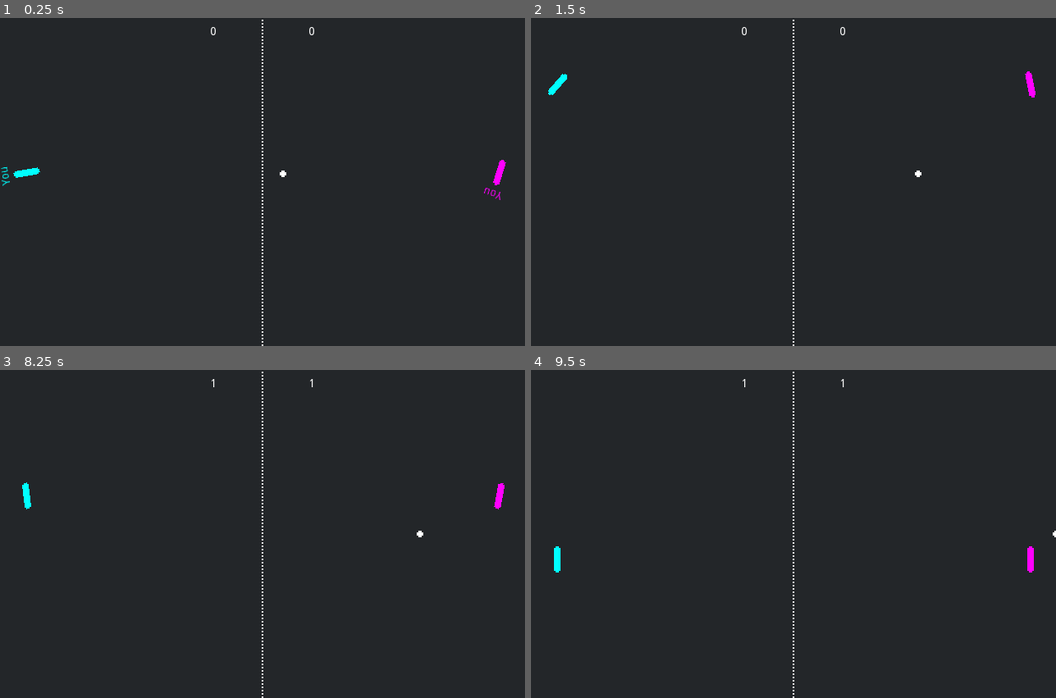
Above: before the commit, frames 1-4 (two rows, left to right).
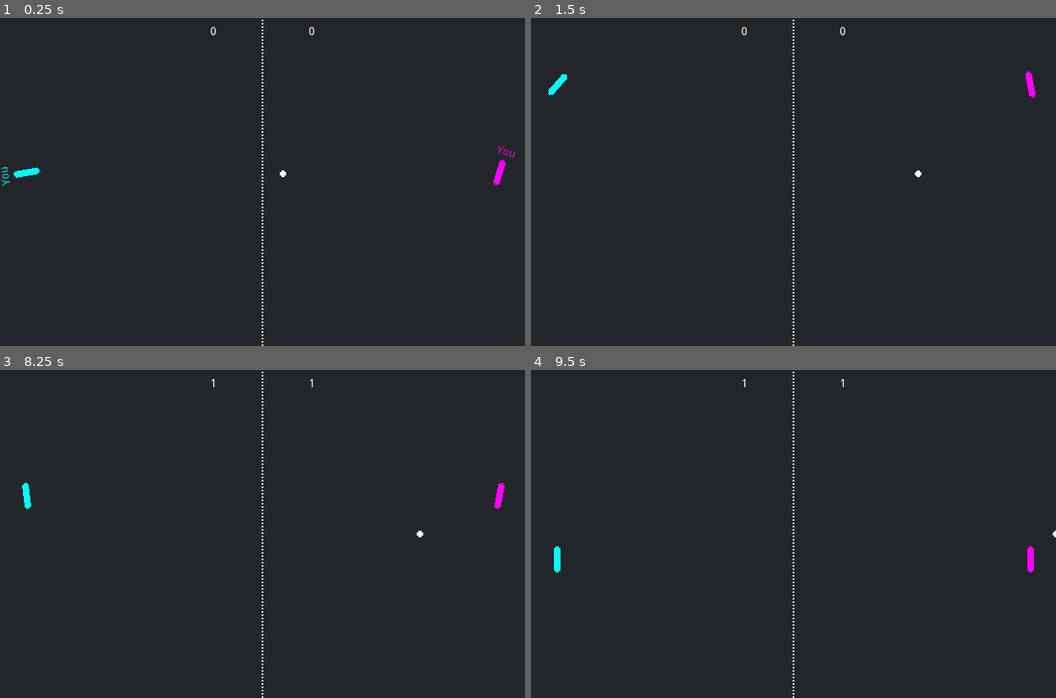
Above: after the commit, the same moments.

Repository: Leonix/godot-synced
Game: Godot game, scene res://playground/pong/pong.tscn
The game is run twice, just before and just after one commit, with the same random seed, the same clock (stepped at 60 frames per second) and the same inputs. This scene is started directly instead of the project's main scene.
Inputs (mouse positions are in pixels of both pictures, inside the frame that each line leads up to):
- Up to frame 1 (0.25 s): no input
- Up to frame 2 (1.5 s): tap Enter at 0.5 s; move the mouse to (909, 165) at 0.52 s; hold Up (move_up) 0.53-1.25 s; click (909, 165) at 0.67 s; drag from (688, 198) to (557, 83) at 1.27 s
- Up to frame 3 (8.25 s): tap Space at 2, 5 s; move the mouse to (315, 461) at 2.02 s; hold Up (move_up) 2.03-2.75 s; tap Enter at 2.75 s; drag from (236, 599) to (498, 383) at 2.77 s; move the mouse to (420, 583) at 3.52 s; hold Down (move_down) 3.53-4.25 s; drag from (105, 484) to (183, 452) at 4.27 s; move the mouse to (288, 534) at 5.02 s; hold Down (move_down) 5.03-5.75 s; click (288, 534) at 5.17 s; drag from (183, 452) to (157, 550) at 5.77 s; move the mouse to (378, 517) at 6.52 s; hold Up (move_up) 6.53-7.25 s; drag from (157, 550) to (26, 471) at 7.27 s; move the mouse to (315, 461) at 8.02 s; hold Down (move_down) from 8.03 s (still down)
- Up to frame 4 (9.5 s): release Down (move_down) at 8.75 s; drag from (767, 599) to (1029, 560) at 8.77 s

The runs differ from the first frame. In frame 1, less than 0.1% of the frame differs, in the area x 92-99%, y 38-56%; in frame 2, nothing differs; in frame 3, less than 0.1%; in frame 4, nothing differs.
Error in both runs: Invalid call. Nonexistent function 'get' in base 'Nil'. (res://sync/Synced.gd:715)

Commit message:
right paddle in pong should show "you" label properly

Diff:
--- a/playground/pong/logic/paddle.gd
+++ b/playground/pong/logic/paddle.gd
@@ -26,6 +26,8 @@
 		position.y = clamp(position.y + _motion * delta, 16, _screen_size_y - 16)
 		aligned.position = position
 	look_at(get_viewport().get_mouse_position())
+	if not left:
+		rotation += PI
 
 func _hide_you_label():
 	_you_hidden = true
